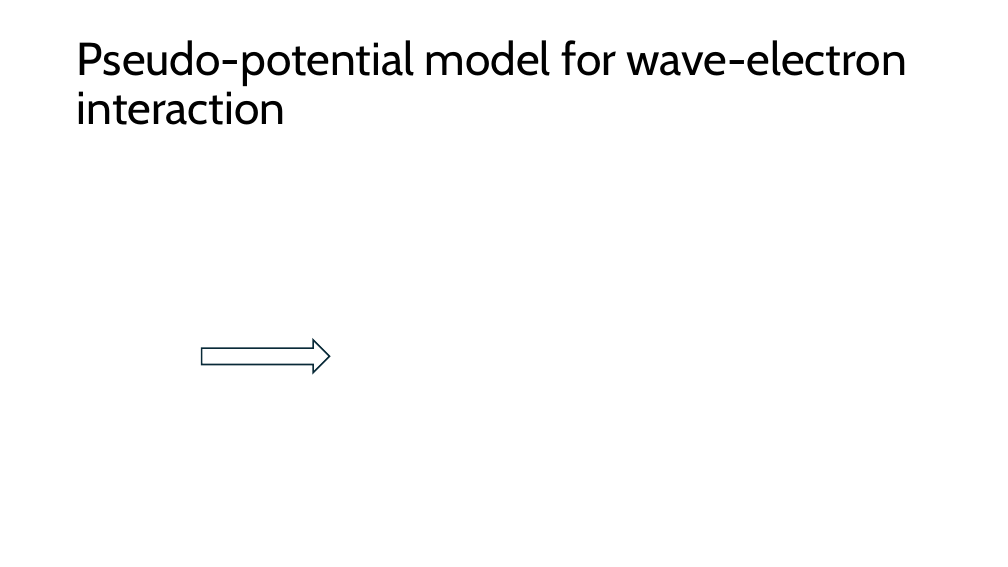
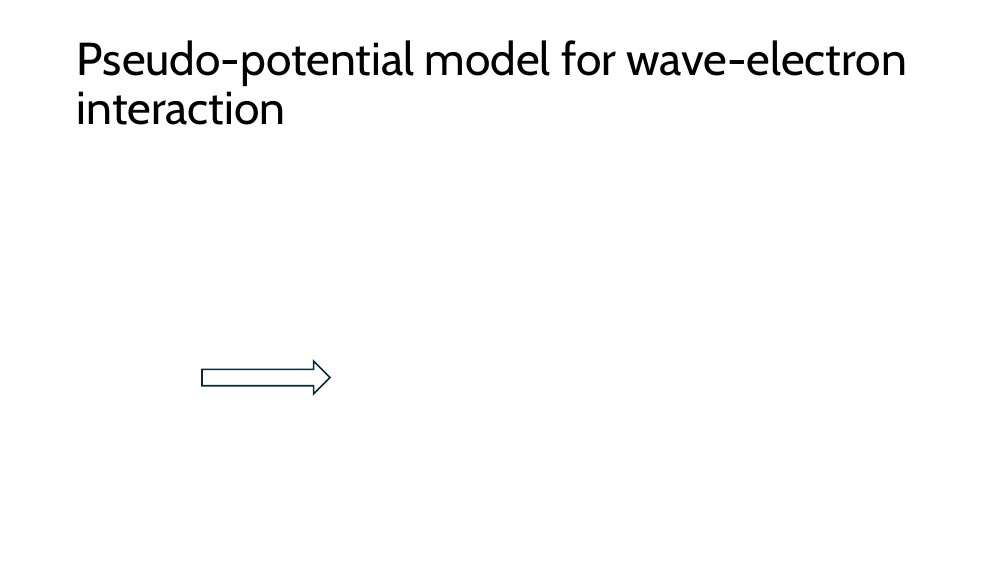
Before and after one commit to USTC-star/computer_share, a slide deck: slide 3 of paper modification/papers/Trapping analysis of a magnetic electron.pptx. Drawn at 1008x567 pixels with LibreOffice and Linux fonts; fonts in the diff are those of the drawing; grey boxes stand for pictures. Boxes give left, top, right and bottom in pixels: in the first picture for what was removed or moved away, otherwise in the second. Text is boxed around its words. In the diff, an @@ line names an element or a change of style, - is before the commit and + after.

```diff
--- a/paper modification/papers/Trapping analysis of a magnetic electron.pptx
+++ b/paper modification/papers/Trapping analysis of a magnetic electron.pptx
@@ right arrow moved from (x1=202, y1=340, x2=330, y2=373) to (x1=202, y1=361, x2=330, y2=394) @@
```
Also in this commit, not shown: 2 other slides changed, 3 slides added, 1 other file.
